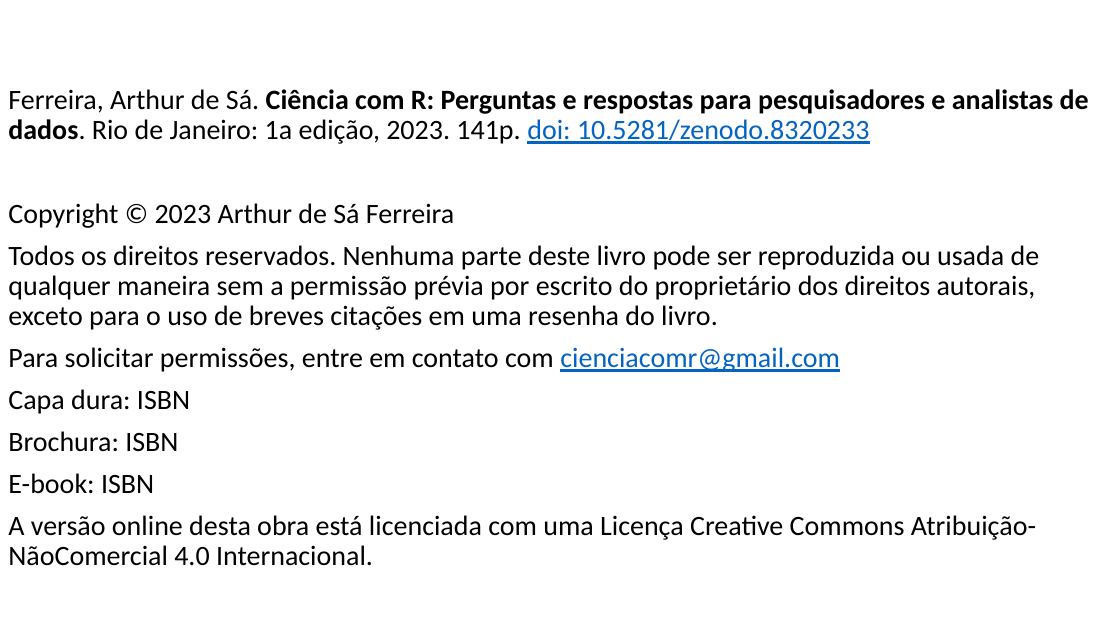
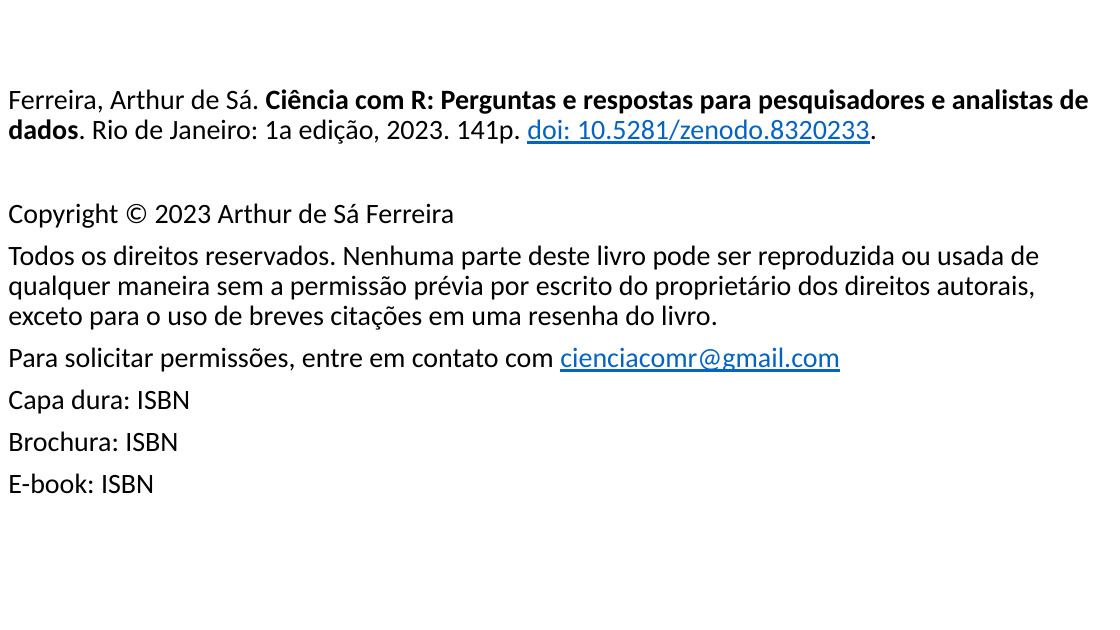
Before and after one commit to FerreiraAS/Ciencia-com-R, a slide deck: slide 2 of docs/Ciencia-com-R.pptx. Drawn at 1120x630 pixels with LibreOffice and Linux fonts; fonts in the diff are those of the drawing. Boxes give left, top, right and bottom in pixels: in the first picture for what was removed or moved away, otherwise in the second. Text is boxed around its words. In the diff, an @@ line names an element or a change of style, - is before the commit and + after.

```diff
--- a/docs/Ciencia-com-R.pptx
+++ b/docs/Ciencia-com-R.pptx
@@ text at (x1=8, y1=89, x2=1089, y2=144): text changed @@
-Ferreira, Arthur de Sá. Ciência com R: Perguntas e respostas para pesquisadores e analistas de dados. Rio de Janeiro: 1a edição, 2023. 141p. doi: 10.5281/zenodo.8320233
+Ferreira, Arthur de Sá. Ciência com R: Perguntas e respostas para pesquisadores e analistas de dados. Rio de Janeiro: 1a edição, 2023. 141p. doi: 10.5281/zenodo.8320233.
@@ text at (x1=8, y1=515, x2=1036, y2=566): paragraph removed @@
-A versão online desta obra está licenciada com uma Licença Creative Commons Atribuição-NãoComercial 4.0 Internacional.
```
Also in this commit, not shown: 1 other slide changed, 56 other files.
